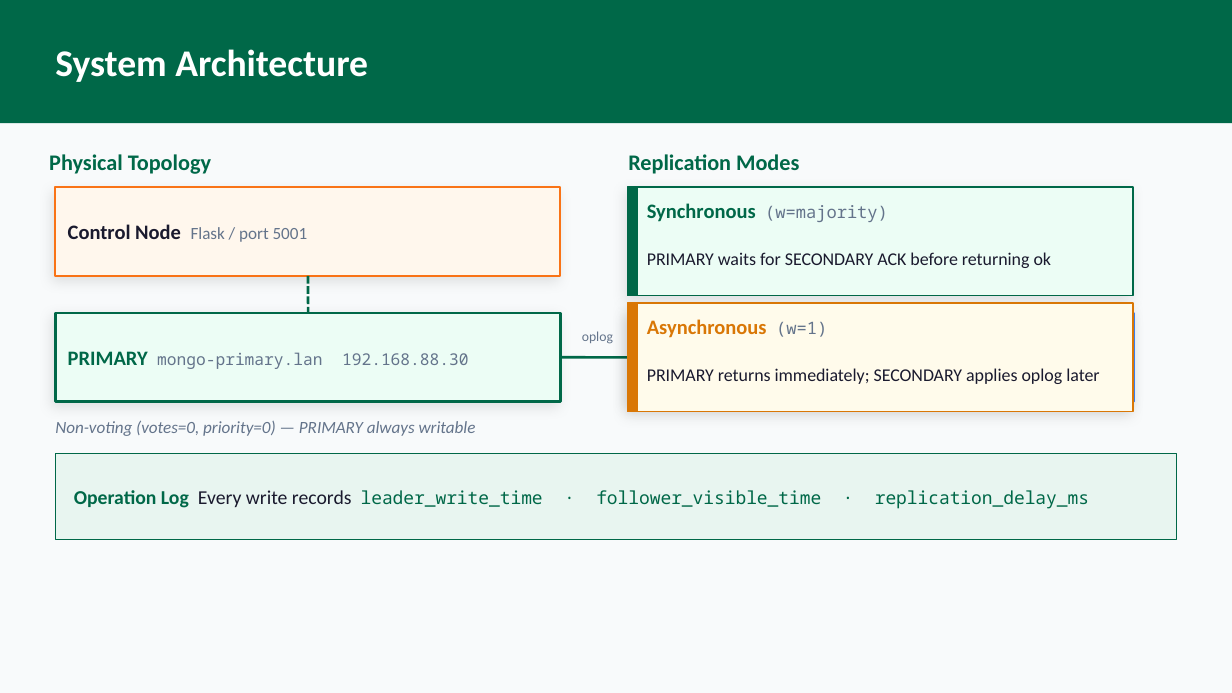
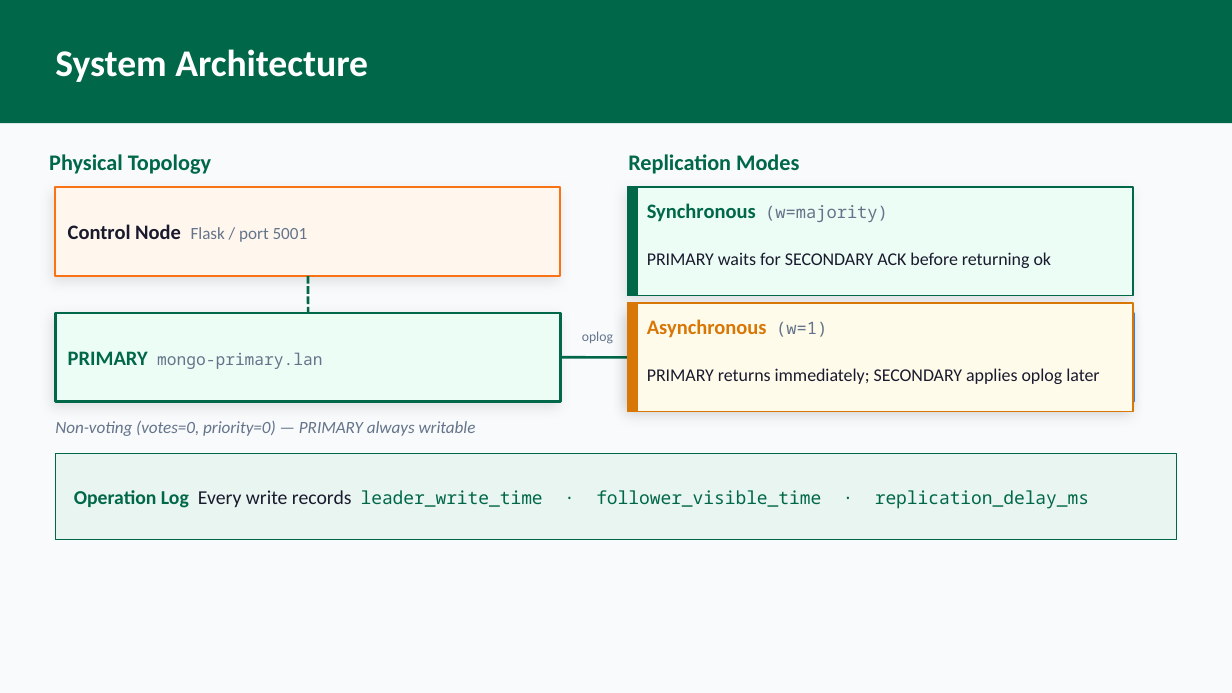
Before and after one commit to mertkarahan955/ceng465_project, a slide deck: slide 2 of presentation/report_presentation.pptx. Drawn at 1232x693 pixels with LibreOffice and Linux fonts; fonts in the diff are those of the drawing. Boxes give left, top, right and bottom in pixels: in the first picture for what was removed or moved away, otherwise in the second. Text is boxed around its words. In the diff, an @@ line names an element or a change of style, - is before the commit and + after.

```diff
--- a/presentation/report_presentation.pptx
+++ b/presentation/report_presentation.pptx
@@ text at (68, 351, 322, 369): text changed @@
-PRIMARY mongo-primary.lan 192.168.88.30
+PRIMARY mongo-primary.lan
```
Also in this commit, not shown: 5 other slides changed, 2 slides added, 1 slide removed, 8 other files.
